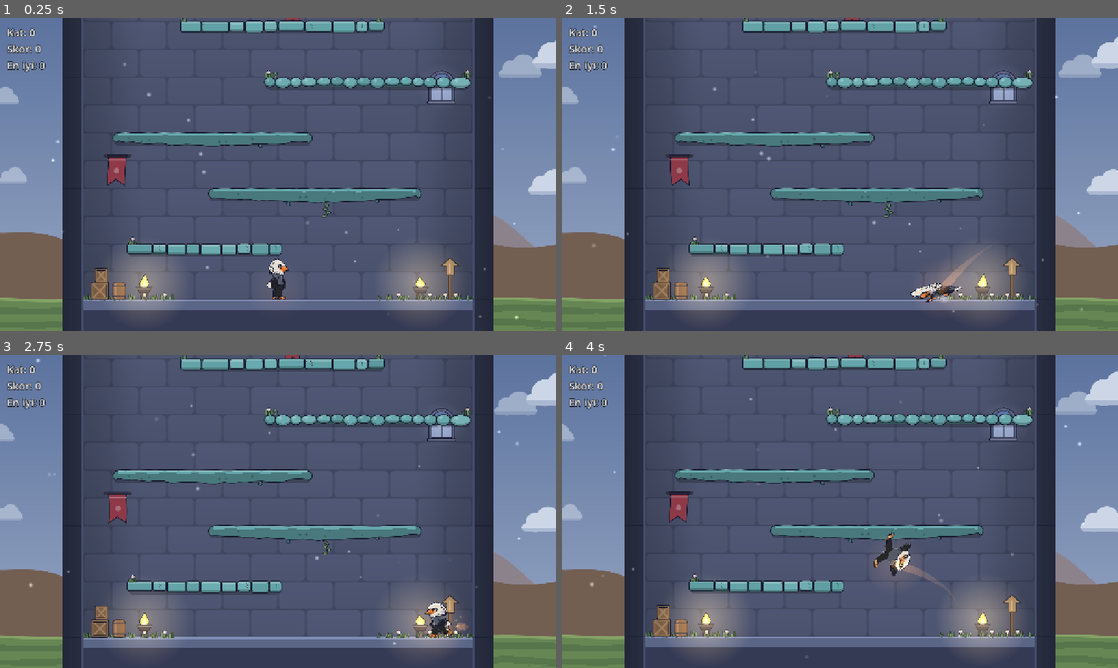
Above: before the commit, frames 1-4 (two rows, left to right).
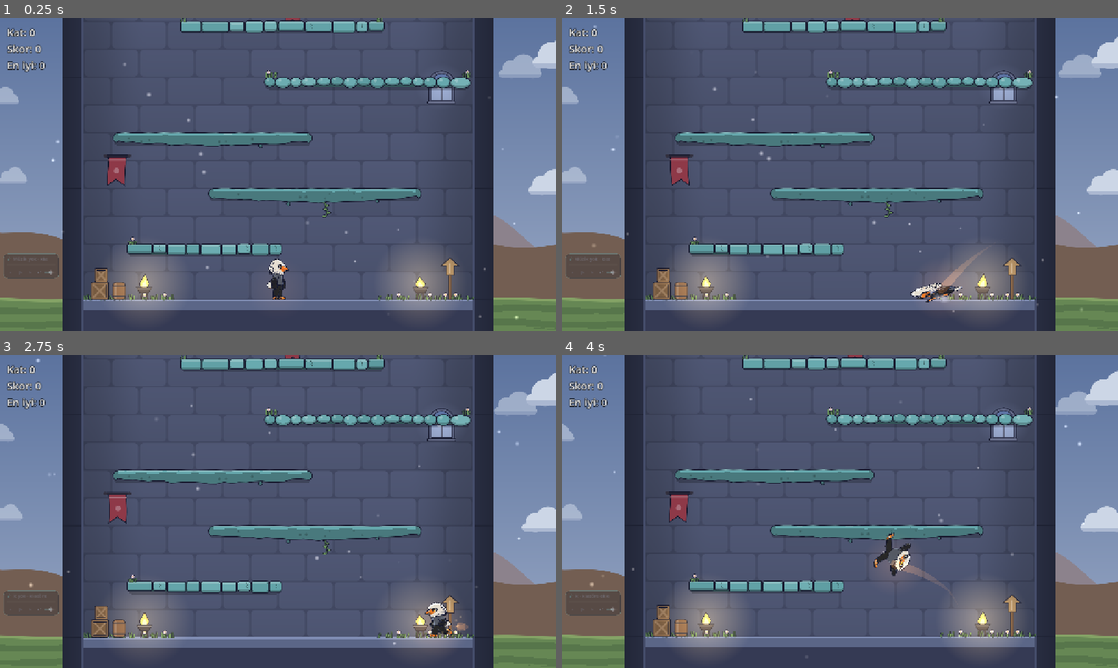
Above: after the commit, the same moments.

Repository: tahapek5454/Tower-Climb
Game: Godot game, scene res://scenes/main.tscn
The game is run twice, just before and just after one commit, with the same random seed, the same clock (stepped at 60 frames per second) and the same inputs.
Inputs (mouse positions are in pixels of both pictures, inside the frame that each line leads up to):
- Up to frame 1 (0.25 s): no input
- Up to frame 2 (1.5 s): tap Enter at 0.5 s; move the mouse to (962, 158) at 0.52 s; hold Right (move_right) 0.53-1.25 s; hold Shift 0.53-1.25 s; click (962, 158) at 0.67 s; tap Space (jump) at 0.77, 1.07 s; drag from (728, 190) to (812, 237) at 1.27 s
- Up to frame 3 (2.75 s): move the mouse to (333, 442) at 2.02 s; hold Right (move_right) from 2.03 s (still down); tap Ctrl at 2.1 s; click (333, 442) at 2.17 s
- Up to frame 4 (4 s): release Right (move_right) at 2.75 s; drag from (812, 574) to (673, 464) at 2.77 s; move the mouse to (1006, 558) at 3.52 s; hold Left (move_left) from 3.53 s (still down); tap Alt at 3.6 s; click (1006, 558) at 3.67 s; tap Space (jump) at 3.77 s

The runs differ from the first frame. In frame 1, 0.7% of the frame differs, in the area x 0-11%, y 75-84%; in frame 2, 0.7%; in frame 3, 0.7%; in frame 4, 0.7%.

Commit message:
feat: radyo paneli (sol alt, saydam, çal/duraklat, önceki/sonraki, kayan parça adı, ses seviyesi) (Aşama 4, madde 9b)
Co-Authored-By: Claude Opus 5.5 <noreply@anthropic.com>

Diff:
--- a/scripts/main.gd
+++ b/scripts/main.gd
@@ -67,6 +67,12 @@
 	combo_popups.player = _player
 	add_child(combo_popups)
 
+	# Radyo: oyuncunun müzikleri (web'de müzik yok).
+	if MusicLibrary.is_available():
+		var radio := RadioPanel.new()
+		radio.name = "Radio"
+		add_child(radio)
+
 	var debug_overlay := DebugOverlay.new()
 	debug_overlay.name = "DebugOverlay"
 	debug_overlay.player = _player
--- a/scripts/tuning.gd
+++ b/scripts/tuning.gd
@@ -432,6 +432,15 @@
 ## Sık çalan seslerin rastgele perde sapması (±oran).
 const SFX_PITCH_JITTER: float = 0.04
 
+# --- Radyo paneli (arayüz; scripts/ui/radio/) ---
+## Panel yüksekliği, kule dışındaki alanın kenarlarından boşluk ve ekranın altından yüksekliği (px).
+const RADIO_HEIGHT: float = 58.0
+const RADIO_SIDE_PADDING: float = 8.0
+const RADIO_BOTTOM_OFFSET: float = 120.0
+## Fare üstünde değilken saydamlık ve fareye tepki hızı (büyük = daha ani).
+const RADIO_IDLE_ALPHA: float = 0.35
+const RADIO_FADE_SPEED: float = 8.0
+
 # --- Debug ---
 ## F4 yavaş çekimde oyun hızı (efektleri incelemek için).
 const DEBUG_SLOW_MOTION_SCALE: float = 0.25
--- /dev/null
+++ b/scripts/ui/radio/marquee_label.gd
@@ -0,0 +1,53 @@
+class_name MarqueeLabel
+extends Control
+## Tek satırlık yazı; sığmıyorsa yavaşça kayar (başta ve sonda bekleyerek ileri-geri).
+
+const SPEED: float = 18.0
+const PAUSE: float = 1.4
+
+var text: String = "":
+	set(value):
+		text = value
+		_time = 0.0
+		queue_redraw()
+var font_size: int = 11
+var color: Color = Color.WHITE
+var _time: float = 0.0
+
+
+func _init() -> void:
+	clip_contents = true
+	mouse_filter = Control.MOUSE_FILTER_IGNORE
+
+
+func _process(delta: float) -> void:
+	if _overflow() > 0.0:
+		_time += delta
+		queue_redraw()
+
+
+func _overflow() -> float:
+	var font: Font = get_theme_default_font()
+	return font.get_string_size(text, HORIZONTAL_ALIGNMENT_LEFT, -1, font_size).x - size.x
+
+
+## Kayma: bekle → sona kay → bekle → başa kay (döngü).
+func _offset() -> float:
+	var overflow: float = _overflow()
+	if overflow <= 0.0:
+		return 0.0
+	var travel: float = overflow / SPEED
+	var cycle: float = fmod(_time, (PAUSE + travel) * 2.0)
+	if cycle < PAUSE:
+		return 0.0
+	if cycle < PAUSE + travel:
+		return -(cycle - PAUSE) * SPEED
+	if cycle < PAUSE * 2.0 + travel:
+		return -overflow
+	return -overflow + (cycle - PAUSE * 2.0 - travel) * SPEED
+
+
+func _draw() -> void:
+	var font: Font = get_theme_default_font()
+	var baseline: float = (size.y + font.get_ascent(font_size) - font.get_descent(font_size)) * 0.5
+	draw_string(font, Vector2(_offset(), baseline), text, HORIZONTAL_ALIGNMENT_LEFT, -1, font_size, color)
--- /dev/null
+++ b/scripts/ui/radio/mini_slider.gd
@@ -0,0 +1,57 @@
+class_name MiniSlider
+extends Control
+## İnce, kodla çizilen kaydırıcı (0..1). Sürüklerken value_changed, bırakınca value_committed
+## (kayıt için). Klavye odağı almaz.
+
+signal value_changed(value: float)
+signal value_committed(value: float)
+
+var value: float = 0.5:
+	set(new_value):
+		value = clampf(new_value, 0.0, 1.0)
+		queue_redraw()
+var _dragging: bool = false
+var _hover: bool = false
+
+
+func _init() -> void:
+	focus_mode = Control.FOCUS_NONE
+	mouse_default_cursor_shape = Control.CURSOR_POINTING_HAND
+	mouse_entered.connect(func() -> void: _hover = true; queue_redraw())
+	mouse_exited.connect(func() -> void: _hover = false; queue_redraw())
+
+
+func _gui_input(input_event: InputEvent) -> void:
+	var click := input_event as InputEventMouseButton
+	if click != null and click.button_index == MOUSE_BUTTON_LEFT:
+		_dragging = click.pressed
+		if click.pressed:
+			_set_from_x(click.position.x)
+		else:
+			value_committed.emit(value)
+		accept_event()
+	var motion := input_event as InputEventMouseMotion
+	if motion != null and _dragging:
+		_set_from_x(motion.position.x)
+		accept_event()
+
+
+func _set_from_x(x: float) -> void:
+	var knob: float = _knob_radius()
+	value = inverse_lerp(knob, size.x - knob, x)
+	value_changed.emit(value)
+
+
+func _knob_radius() -> float:
+	return size.y * 0.32
+
+
+func _draw() -> void:
+	var knob: float = _knob_radius()
+	var y: float = size.y * 0.5
+	var left: float = knob
+	var right: float = size.x - knob
+	var filled_x: float = lerpf(left, right, value)
+	draw_line(Vector2(left, y), Vector2(right, y), RadioStyle.TRACK, 2.0, true)
+	draw_line(Vector2(left, y), Vector2(filled_x, y), RadioStyle.ACCENT, 2.0, true)
+	draw_circle(Vector2(filled_x, y), knob * (1.15 if _hover or _dragging else 1.0), RadioStyle.TEXT, true, -1.0, true)
--- /dev/null
+++ b/scripts/ui/radio/radio_icon_button.gd
@@ -0,0 +1,54 @@
+class_name RadioIconButton
+extends Control
+## Radyo panelinin küçük ikon düğmesi (kodla çizilir). Fare ile tıklanır; klavye odağı almaz
+## (oyun klavyeyle oynanır). filled: dolu yuvarlak zemin (çal/duraklat gibi ana düğme).
+
+signal pressed
+
+var kind: StringName = &"play"
+var filled: bool = false
+var enabled: bool = true:
+	set(value):
+		enabled = value
+		mouse_default_cursor_shape = Control.CURSOR_POINTING_HAND if value else Control.CURSOR_ARROW
+		queue_redraw()
+var _hover: bool = false
+
+
+func _init(p_kind: StringName = &"play", p_size: float = 16.0, p_filled: bool = false) -> void:
+	kind = p_kind
+	filled = p_filled
+	custom_minimum_size = Vector2.ONE * p_size
+	size = custom_minimum_size
+	focus_mode = Control.FOCUS_NONE
+	mouse_default_cursor_shape = Control.CURSOR_POINTING_HAND
+	mouse_entered.connect(func() -> void: _hover = true; queue_redraw())
+	mouse_exited.connect(func() -> void: _hover = false; queue_redraw())
+
+
+func set_kind(new_kind: StringName) -> void:
+	kind = new_kind
+	queue_redraw()
+
+
+func _gui_input(input_event: InputEvent) -> void:
+	var click := input_event as InputEventMouseButton
+	if click != null and click.button_index == MOUSE_BUTTON_LEFT and click.pressed and enabled:
+		pressed.emit()
+		accept_event()
+
+
+func _draw() -> void:
+	var center: Vector2 = size * 0.5
+	var radius: float = minf(size.x, size.y) * 0.5
+	if not enabled:
+		RadioStyle.icon(self, kind, center, radius * 1.1, RadioStyle.DISABLED)
+		return
+	if filled:
+		draw_circle(center, radius, RadioStyle.ACCENT.lightened(0.12) if _hover else RadioStyle.ACCENT, true, -1.0, true)
+		RadioStyle.icon(self, kind, center + Vector2(radius * 0.06 if kind == &"play" else 0.0, 0.0),
+				radius * 0.95, RadioStyle.ACCENT_DARK)
+	else:
+		if _hover:
+			draw_circle(center, radius, Color(1.0, 1.0, 1.0, 0.08), true, -1.0, true)
+		RadioStyle.icon(self, kind, center, radius * 1.1, RadioStyle.TEXT if _hover else RadioStyle.TEXT_DIM)
--- /dev/null
+++ b/scripts/ui/radio/radio_panel.gd
@@ -0,0 +1,145 @@
+class_name RadioPanel
+extends CanvasLayer
+## Radyo paneli: oyuncunun müziklerini çalar (AudioManager.music). Kulenin sol dışında, sol altın biraz
+## üstünde; genişlik kule dışındaki alandan türetilir (TOWER_WIDTH değişirse uyar). Fare üstünde değilken
+## saydam, gelince yumuşakça tam görünür. Web'de oluşturulmaz (main.gd).
+## Satırlar: nota + kayan parça adı + sıra · ilerleme çizgisi · önceki/çal/sonraki + ses + seviye.
+
+const LAYER: int = 50
+
+var _music: MusicPlayer
+var _box: Control
+var _title: MarqueeLabel
+var _play: RadioIconButton
+var _prev: RadioIconButton
+var _next: RadioIconButton
+var _volume_icon: RadioIconButton
+var _slider: MiniSlider
+var _position_text: String = ""
+
+
+func _ready() -> void:
+	layer = LAYER
+	_music = AudioManager.music
+	_build()
+	_music.track_changed.connect(_on_track_changed)
+	_music.playing_changed.connect(_on_playing_changed)
+	_music.library_changed.connect(func(_count: int) -> void: _refresh())
+	_refresh()
+
+
+func _process(delta: float) -> void:
+	var hovered: bool = _box.get_global_rect().has_point(_box.get_global_mouse_position())
+	var target: float = 1.0 if hovered else Tuning.RADIO_IDLE_ALPHA
+	_box.modulate.a = lerpf(_box.modulate.a, target, 1.0 - exp(-Tuning.RADIO_FADE_SPEED * delta))
+	if _music.is_playing():
+		_box.queue_redraw()
+
+
+func _build() -> void:
+	var side: float = (Tuning.VIEW_WIDTH - Tuning.TOWER_WIDTH) * 0.5 - Tuning.WALL_THICKNESS
+	var width: float = side - Tuning.RADIO_SIDE_PADDING * 2.0
+	var height: float = Tuning.RADIO_HEIGHT
+	_box = Control.new()
+	_box.name = "Radio"
+	_box.anchor_top = 1.0
+	_box.anchor_bottom = 1.0
+	_box.offset_left = Tuning.RADIO_SIDE_PADDING
+	_box.offset_right = Tuning.RADIO_SIDE_PADDING + width
+	_box.offset_bottom = -Tuning.RADIO_BOTTOM_OFFSET
+	_box.offset_top = -Tuning.RADIO_BOTTOM_OFFSET - height
+	_box.mouse_filter = Control.MOUSE_FILTER_STOP
+	_box.modulate.a = Tuning.RADIO_IDLE_ALPHA
+	_box.draw.connect(_draw_box)
+	add_child(_box)
+
+	_title = MarqueeLabel.new()
+	_title.position = Vector2(22.0, 5.0)
+	_title.size = Vector2(width - 22.0 - 26.0, 15.0)
+	_title.font_size = 11
+	_title.color = RadioStyle.TEXT
+	_box.add_child(_title)
+
+	var row_y: float = height - 26.0
+	_prev = _add_button(&"prev", 16.0, Vector2(8.0, row_y + 3.0), _music.previous_track)
+	_play = _add_button(&"play", 22.0, Vector2(28.0, row_y), _music.toggle_play, true)
+	_next = _add_button(&"next", 16.0, Vector2(54.0, row_y + 3.0), _music.next_track)
+	_volume_icon = _add_button(&"volume", 14.0, Vector2(76.0, row_y + 4.0), _toggle_music_mute)
+
+	_slider = MiniSlider.new()
+	_slider.position = Vector2(92.0, row_y + 5.0)
+	_slider.size = Vector2(width - 92.0 - 6.0, 12.0)
+	_slider.value = _music.volume
+	_slider.value_changed.connect(func(value: float) -> void: _music.set_volume(value, false); _update_volume_icon())
+	_slider.value_committed.connect(func(value: float) -> void: _music.set_volume(value))
+	_box.add_child(_slider)
+
+
+func _add_button(kind: StringName, button_size: float, at: Vector2, action: Callable,
+		filled: bool = false) -> RadioIconButton:
+	var button := RadioIconButton.new(kind, button_size, filled)
+	button.position = at
+	button.pressed.connect(action)
+	_box.add_child(button)
+	return button
+
+
+## Ses simgesi: müziği kısar (seviye 0) ya da önceki seviyeye döner.
+func _toggle_music_mute() -> void:
+	if _music.volume > 0.001:
+		_box.set_meta(&"volume_before_mute", _music.volume)
+		_music.set_volume(0.0)
+	else:
+		_music.set_volume(_box.get_meta(&"volume_before_mute", AudioSettings.DEFAULTS["music_volume"]))
+	_slider.value = _music.volume
+	_update_volume_icon()
+
+
+func _update_volume_icon() -> void:
+	_volume_icon.set_kind(&"volume_off" if _music.volume <= 0.001 else &"volume")
+
+
+func _refresh() -> void:
+	var has_music: bool = not _music.playlist.is_empty()
+	for button: RadioIconButton in [_prev, _play, _next]:
+		button.enabled = has_music
+	_on_track_changed(_music.current_title(), _music.playlist.position_text())
+	_on_playing_changed(_music.is_playing())
+	_update_volume_icon()
+
+
+func _on_track_changed(title: String, position_text: String) -> void:
+	_position_text = position_text
+	if title == "":
+		_title.text = "Müzik yok · klasöre ekle"
+		_title.color = RadioStyle.TEXT_DIM
+	else:
+		_title.text = title
+		_title.color = RadioStyle.TEXT
+	_box.queue_redraw()
+
+
+func _on_playing_changed(playing: bool) -> void:
+	_play.set_kind(&"pause" if playing else &"play")
+
+
+## Zemin, nota, sıra yazısı ve ilerleme çizgisi.
+func _draw_box() -> void:
+	var rect := Rect2(Vector2.ZERO, _box.size)
+	var style := StyleBoxFlat.new()
+	style.bg_color = RadioStyle.PANEL
+	style.border_color = RadioStyle.BORDER
+	style.set_border_width_all(1)
+	style.set_corner_radius_all(10)
+	_box.draw_style_box(style, rect)
+	RadioStyle.icon(_box, &"note", Vector2(13.0, 12.5), 11.0, RadioStyle.ACCENT)
+	var font: Font = _box.get_theme_default_font()
+	if _position_text != "":
+		_box.draw_string(font, Vector2(rect.size.x - 24.0, 16.5), _position_text, HORIZONTAL_ALIGNMENT_RIGHT,
+				18.0, 9, RadioStyle.TEXT_DIM)
+	var y: float = 25.0
+	var left: float = 8.0
+	var right: float = rect.size.x - 8.0
+	_box.draw_line(Vector2(left, y), Vector2(right, y), RadioStyle.TRACK, 2.0, true)
+	if not _music.playlist.is_empty():
+		_box.draw_line(Vector2(left, y), Vector2(lerpf(left, right, _music.progress()), y), RadioStyle.ACCENT, 2.0, true)
--- /dev/null
+++ b/scripts/ui/radio/radio_style.gd
@@ -0,0 +1,66 @@
+class_name RadioStyle
+extends RefCounted
+## Radyo panelinin renkleri ve ikon çizimleri (ortak). Dünya paletiyle uyumlu: koyu arduvaz zemin,
+## soluk turkuaz vurgu; neon/parlak renk yok.
+
+const PANEL := Color(0.09, 0.10, 0.15, 0.85)
+const BORDER := Color(0.40, 0.66, 0.68, 0.45)
+const TEXT := Color(0.88, 0.90, 0.95)
+const TEXT_DIM := Color(0.60, 0.65, 0.76)
+const ACCENT := Color(0.42, 0.74, 0.76)
+const ACCENT_DARK := Color(0.08, 0.12, 0.16)
+const TRACK := Color(1.0, 1.0, 1.0, 0.14)
+const DISABLED := Color(0.45, 0.48, 0.56, 0.6)
+
+
+## İkon çizer (merkez, boyut px). kind: prev, next, play, pause, volume, volume_off, note, folder, add,
+## sfx, sfx_off.
+static func icon(canvas: CanvasItem, kind: StringName, center: Vector2, size: float, color: Color) -> void:
+	var s: float = size * 0.5
+	match kind:
+		&"play":
+			canvas.draw_colored_polygon(PackedVector2Array([center + Vector2(-s * 0.55, -s * 0.75),
+					center + Vector2(s * 0.8, 0.0), center + Vector2(-s * 0.55, s * 0.75)]), color)
+		&"pause":
+			for side: float in [-1.0, 1.0]:
+				canvas.draw_rect(Rect2(center + Vector2(side * s * 0.38 - s * 0.18, -s * 0.7),
+						Vector2(s * 0.36, s * 1.4)), color)
+		&"prev", &"next":
+			var dir: float = 1.0 if kind == &"next" else -1.0
+			canvas.draw_colored_polygon(PackedVector2Array([center + Vector2(-s * 0.6 * dir, -s * 0.65),
+					center + Vector2(s * 0.45 * dir, 0.0), center + Vector2(-s * 0.6 * dir, s * 0.65)]), color)
+			canvas.draw_rect(Rect2(center + Vector2(s * 0.45 * dir - (s * 0.22 if dir > 0.0 else 0.0), -s * 0.65),
+					Vector2(s * 0.22, s * 1.3)), color)
+		&"volume", &"volume_off", &"sfx", &"sfx_off":
+			_speaker(canvas, center, s, color, kind)
+		&"note":
+			canvas.draw_circle(center + Vector2(-s * 0.3, s * 0.45), s * 0.32, color, true, -1.0, true)
+			canvas.draw_line(center + Vector2(0.0, s * 0.45), center + Vector2(0.0, -s * 0.7), color, s * 0.18, true)
+			canvas.draw_line(center + Vector2(0.0, -s * 0.7), center + Vector2(s * 0.55, -s * 0.4), color, s * 0.18, true)
+		&"folder":
+			canvas.draw_colored_polygon(PackedVector2Array([center + Vector2(-s * 0.8, -s * 0.55),
+					center + Vector2(-s * 0.2, -s * 0.55), center + Vector2(0.0, -s * 0.35),
+					center + Vector2(s * 0.8, -s * 0.35), center + Vector2(s * 0.8, s * 0.6),
+					center + Vector2(-s * 0.8, s * 0.6)]), color)
+		&"add":
+			canvas.draw_line(center + Vector2(-s * 0.7, 0.0), center + Vector2(s * 0.7, 0.0), color, s * 0.25, true)
+			canvas.draw_line(center + Vector2(0.0, -s * 0.7), center + Vector2(0.0, s * 0.7), color, s * 0.25, true)
+
+
+## Hoparlör; ses dalgası (açık) ya da çarpı (kapalı). sfx türünde dalga yerine küçük yıldız.
+static func _speaker(canvas: CanvasItem, center: Vector2, s: float, color: Color, kind: StringName) -> void:
+	var base: Vector2 = center + Vector2(-s * 0.35, 0.0)
+	canvas.draw_colored_polygon(PackedVector2Array([base + Vector2(-s * 0.45, -s * 0.25),
+			base + Vector2(-s * 0.15, -s * 0.25), base + Vector2(s * 0.25, -s * 0.6),
+			base + Vector2(s * 0.25, s * 0.6), base + Vector2(-s * 0.15, s * 0.25),
+			base + Vector2(-s * 0.45, s * 0.25)]), color)
+	var right: Vector2 = center + Vector2(s * 0.45, 0.0)
+	if kind == &"volume_off" or kind == &"sfx_off":
+		var r: float = s * 0.3
+		canvas.draw_line(right + Vector2(-r, -r), right + Vector2(r, r), color, s * 0.16, true)
+		canvas.draw_line(right + Vector2(-r, r), right + Vector2(r, -r), color, s * 0.16, true)
+	elif kind == &"sfx":
+		PlatformDraw.sparkle(canvas, right, s * 0.42, color)
+	else:
+		canvas.draw_arc(center + Vector2(s * 0.05, 0.0), s * 0.45, -0.9, 0.9, 8, color, s * 0.14, true)
+		canvas.draw_arc(center + Vector2(s * 0.05, 0.0), s * 0.75, -0.9, 0.9, 10, color, s * 0.14, true)
Not shown, added: scripts/ui/radio/marquee_label.gd.uid
Not shown, added: scripts/ui/radio/mini_slider.gd.uid
Not shown, added: scripts/ui/radio/radio_icon_button.gd.uid
Not shown, added: scripts/ui/radio/radio_panel.gd.uid
Not shown, added: scripts/ui/radio/radio_style.gd.uid
Not shown, changed: docs/PROGRESS.md
